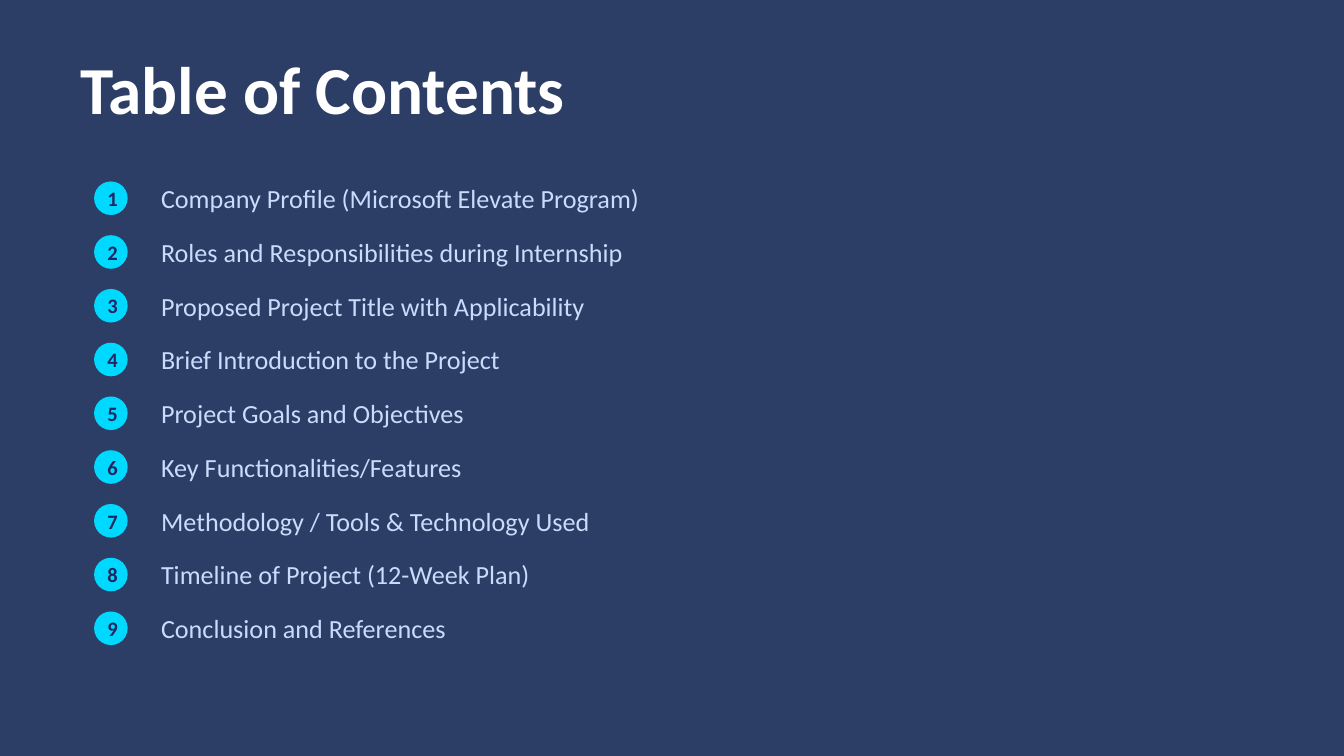
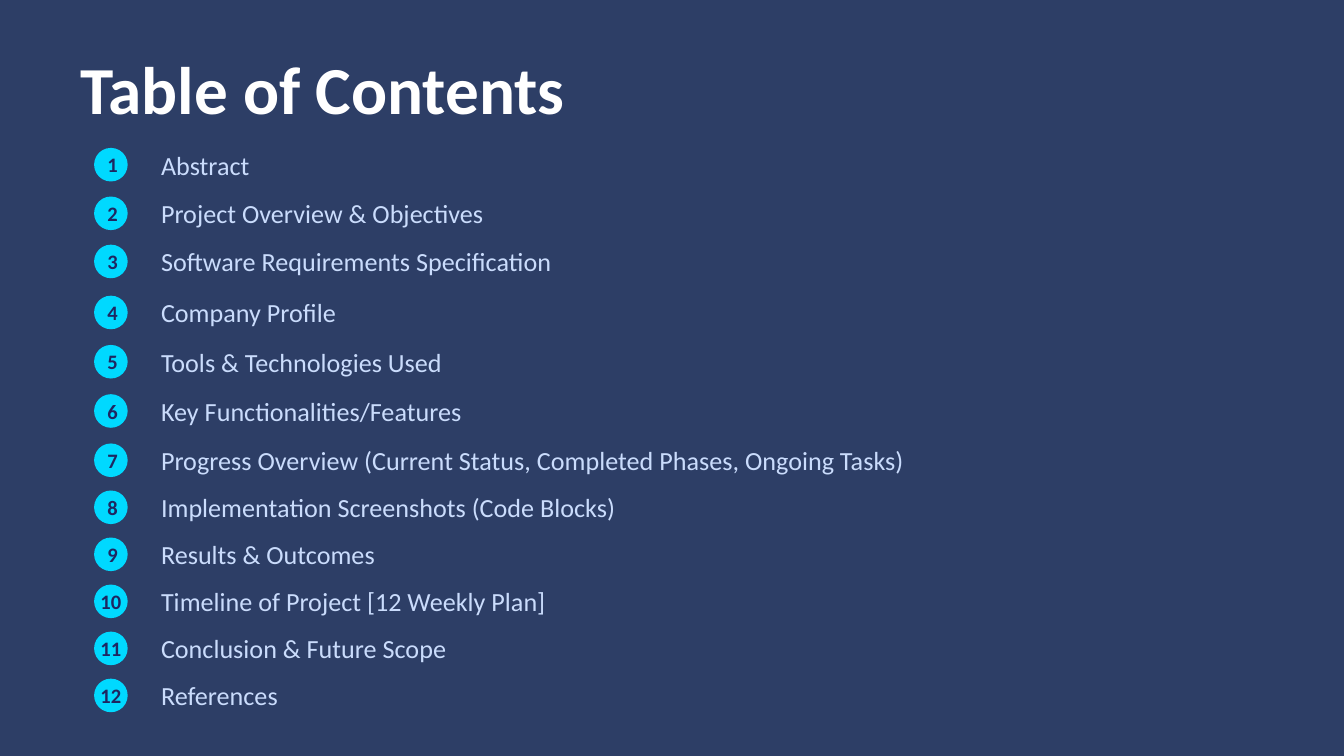
Before and after one commit to jainilgupta02/jay-gupta-ms-elevate-internship, a slide deck: slide 2 of Project/Border_Defence_Presentation.pptx. Drawn at 1344x756 pixels with LibreOffice and Linux fonts; fonts in the diff are those of the drawing. Boxes give left, top, right and bottom in pixels: in the first picture for what was removed or moved away, otherwise in the second. Text is boxed around its words. In the diff, an @@ line names an element or a change of style, - is before the commit and + after.

Commit message:
Upadte the project and Internship progress

```diff
--- a/Project/Border_Defence_Presentation.pptx
+++ b/Project/Border_Defence_Presentation.pptx
@@ text "1": place and size @@
-text "1" at <box>107,192,117,206</box>
+text "1" at <box>107,158,117,172</box>
@@ ellipse added at <box>94,148,128,181</box>, fill #00D9FF @@
@@ text added at <box>161,157,249,175</box>, 14 pt, text #CADCFC @@
+Abstract
@@ text "2": place and size @@
-text "2" at <box>107,246,117,260</box>
+text "2" at <box>107,207,117,221</box>
@@ ellipse: place and size @@
-ellipse at <box>94,235,128,269</box>
+ellipse at <box>94,196,128,230</box>
@@ text at <box>161,205,483,228</box>: text changed @@
-Roles and Responsibilities during Internship
+Project Overview & Objectives
@@ text removed at <box>161,189,639,213</box> @@
-Company Profile (Microsoft Elevate Program)
@@ text at <box>161,253,551,275</box>: text changed @@
-Proposed Project Title with Applicability
+Software Requirements Specification
@@ 2 texts, 2 ellipses: place and size @@
-2 texts, 2 ellipses at <box>94,289,128,376</box>
+2 texts, 2 ellipses at <box>94,245,128,329</box>
@@ text at <box>161,304,336,326</box>: text changed @@
-Brief Introduction to the Project
+Company Profile
@@ text "5": place and size @@
-text "5" at <box>107,407,117,421</box>
+text "5" at <box>107,355,117,369</box>
@@ ellipse: place and size @@
-ellipse at <box>94,396,128,430</box>
+ellipse at <box>94,345,128,379</box>
@@ text at <box>161,354,442,377</box>: text changed @@
-Project Goals and Objectives
+Tools & Technologies Used
@@ 2 texts, 1 ellipse: place and size @@
-2 texts, 1 ellipse at <box>94,450,462,484</box>
+2 texts, 1 ellipse at <box>94,394,462,427</box>
@@ text "7": place and size @@
-text "7" at <box>107,515,117,529</box>
+text "7" at <box>107,454,117,468</box>
@@ ellipse: place and size @@
-ellipse at <box>94,504,128,538</box>
+ellipse at <box>94,444,128,477</box>
@@ text at <box>161,451,903,475</box>: text changed @@
-Methodology / Tools & Technology Used
+Progress Overview (Current Status, Completed Phases, Ongoing Tasks)
@@ text "8": place and size @@
-text "8" at <box>107,568,117,582</box>
+text "8" at <box>107,501,117,515</box>
@@ ellipse: place and size @@
-ellipse at <box>94,558,128,591</box>
+ellipse at <box>94,491,128,524</box>
@@ text added at <box>161,498,615,521</box>, 14 pt, text #CADCFC @@
+Implementation Screenshots (Code Blocks)
@@ text "9": place and size @@
-text "9" at <box>107,622,117,636</box>
+text "9" at <box>107,548,117,562</box>
@@ ellipse: place and size @@
-ellipse at <box>94,612,128,645</box>
+ellipse at <box>94,538,128,571</box>
@@ text added at <box>161,546,374,564</box>, 14 pt, text #CADCFC @@
+Results & Outcomes
@@ ellipse: place and size @@
-ellipse at <box>94,181,128,215</box>
+ellipse at <box>94,585,128,618</box>
@@ text added at <box>100,595,121,615</box>, 11 pt, text #1E2761, bold @@
+10
@@ text at <box>161,592,545,616</box>: text changed @@
-Timeline of Project (12-Week Plan)
+Timeline of Project [12 Weekly Plan]
@@ ellipse added at <box>94,632,128,665</box>, fill #00D9FF @@
@@ text added at <box>100,642,121,662</box>, 11 pt, text #1E2761, bold @@
+11
@@ text added at <box>161,640,446,662</box>, 14 pt, text #CADCFC @@
+Conclusion & Future Scope
@@ ellipse added at <box>94,679,128,712</box>, fill #00D9FF @@
@@ text added at <box>100,689,121,709</box>, 11 pt, text #1E2761, bold @@
+12
@@ text at <box>161,687,278,705</box>: text changed @@
-Conclusion and References
+References
```
Also in this commit, not shown: 4 other slides changed, 7 slides added, 14 other files.
